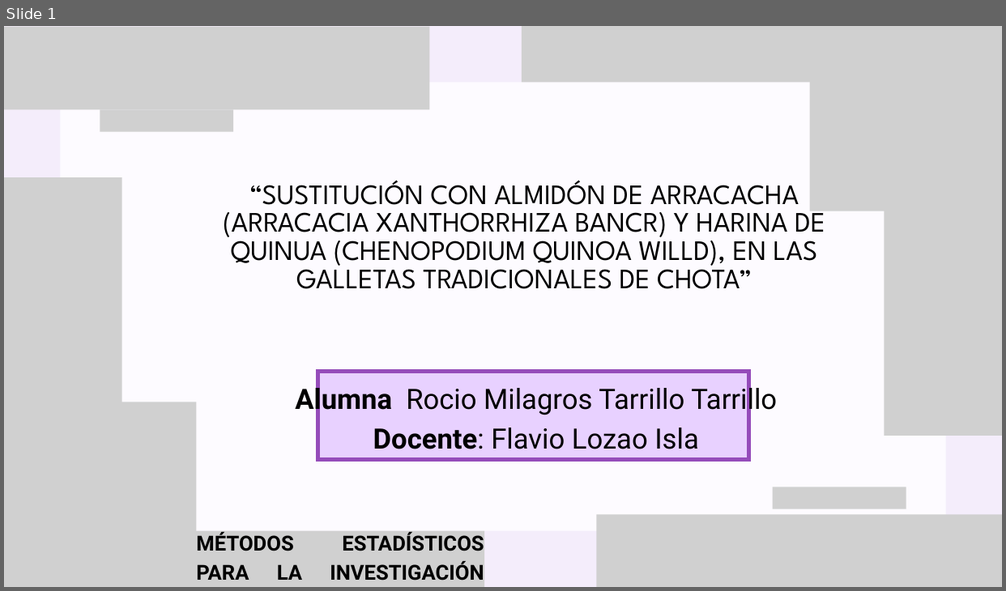
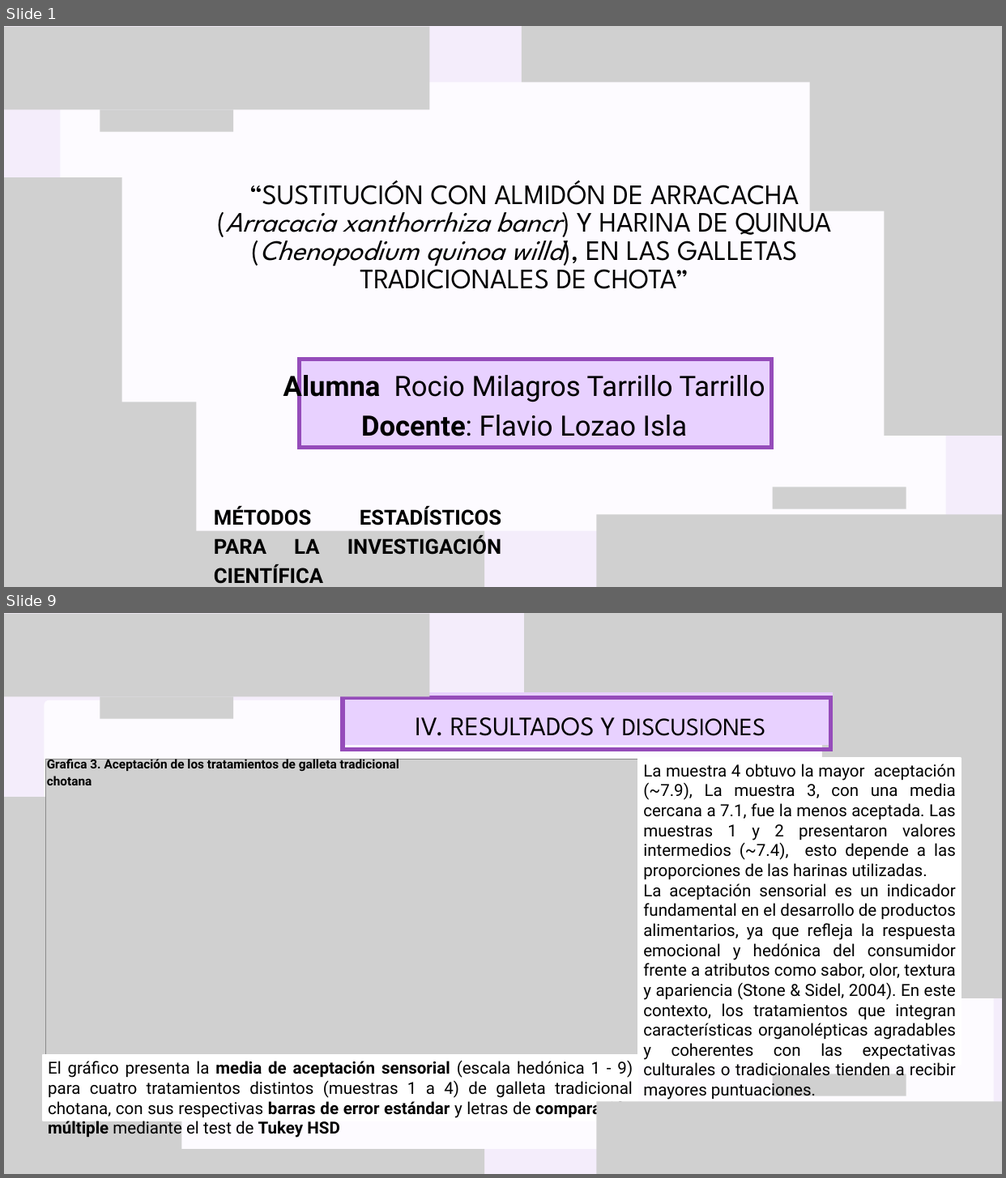
Before and after one commit to Rociom570/Datos-Unidad-II, a slide deck: Tarea II.pptx. Shown one above the other, each under a label of ours: slide 1 before the commit, slides 1 and 9 after it; the slides between them are not shown. The pictures are 1006x591 and 1006x1178 pixels, drawn with LibreOffice and Linux fonts; fonts in the diff are those of the drawing; grey boxes stand for pictures. Boxes give left, top, right and bottom in pixels: in the first picture for what was removed or moved away, otherwise in the second. Text is boxed around its words. In the diff, an @@ line names an element or a change of style, - is before the commit and + after.

```diff
--- a/Tarea II.pptx
+++ b/Tarea II.pptx
@@ slide 9 added at box(4, 613, 1002, 1174), background #F4EDFB @@
@@ picture added at box(4, 614, 429, 696) @@
@@ picture added at box(524, 613, 909, 743) @@
@@ picture added at box(822, 613, 1002, 778) @@
@@ freeform shape added at box(44, 700, 994, 1149), fill #FDFBFF @@
@@ picture added at box(100, 696, 233, 719) @@
@@ freeform shape added at box(343, 693, 833, 745), fill #E8D1FF @@
@@ freeform shape added at box(343, 697, 831, 750), outline #954CBA 6 pt @@
@@ text added at box(415, 717, 765, 736), 38.4 pt, text #000000 @@
+IV. RESULTADOS Y DISCUSIONES
@@ text added at box(47, 757, 399, 771), 18 pt, text #000000, bold @@
+Grafica 3. Aceptación de los tratamientos de galleta tradicional chotana
@@ rectangle added at box(639, 758, 961, 1065), fill #FFFFFF, outline #FFFFFF 2 pt, 24 pt, text #000000 @@
+La muestra 4 obtuvo la mayor aceptación (~7.9), La muestra 3, con una media cercana a 7.1, fue la menos aceptada. Las muestras 1 y 2 presentaron valores intermedios (~7.4), esto depende a las proporciones de las harinas utilizadas.
+La aceptación sensorial es un indicador fundamental en el desarrollo de productos alimentarios, ya que refleja la respuesta emocional y hedónica del consumidor frente a atributos como sabor, olor, textura y apariencia (Stone & Sidel, 2004). En este contexto, los tratamientos que integran características organolépticas agradables y coherentes con las expectativas culturales o tradicionales tienden a recibir mayores puntuaciones.
@@ picture added at box(906, 757, 1002, 999) @@
@@ picture added at box(45, 759, 640, 1056) @@
@@ picture added at box(4, 797, 100, 1038) @@
@@ picture added at box(4, 1011, 182, 1174) @@
@@ picture added at box(100, 1046, 484, 1174) @@
@@ rectangle added at box(43, 1055, 637, 1121), fill #FFFFFF, outline #FFFFFF 2 pt, 24 pt, text #000000 @@
+El gráfico presenta la media de aceptación sensorial (escala hedónica 1 - 9) para cuatro tratamientos distintos (muestras 1 a 4) de galleta tradicional chotana, con sus respectivas barras de error estándar y letras de comparación múltiple mediante el test de Tukey HSD
@@ picture added at box(773, 1074, 906, 1096) @@
@@ picture added at box(596, 1102, 1002, 1174) @@
@@ slide 1 changed as well @@
@@ text at box(225, 180, 831, 289): text changed @@
-“SUSTITUCIÓN CON ALMIDÓN DE ARRACACHA (ARRACACIA XANTHORRHIZA BANCR) Y HARINA DE QUINUA (CHENOPODIUM QUINOA WILLD), EN LAS GALLETAS TRADICIONALES DE CHOTA”
+“SUSTITUCIÓN CON ALMIDÓN DE ARRACACHA (Arracacia xanthorrhiza bancr) Y HARINA DE QUINUA (Chenopodium quinoa willd), EN LAS GALLETAS TRADICIONALES DE CHOTA”
@@ text "Alumna Rocio Milagros Tarrillo Tarrillo": place and size @@
-text "Alumna Rocio Milagros Tarrillo Tarrillo" at box(295, 384, 777, 450)
+text "Alumna Rocio Milagros Tarrillo Tarrillo" at box(283, 370, 765, 437)
@@ freeform shape: place and size @@
-freeform shape at box(317, 371, 748, 459)
+freeform shape at box(300, 359, 771, 448)
@@ freeform shape: place and size @@
-freeform shape at box(317, 371, 748, 459)
+freeform shape at box(301, 359, 774, 448)
@@ text "MÉTODOS ESTADÍSTICOS PARA LA INVESTIGACIÓN ..." rewrapped from box(196, 532, 484, 581) to box(214, 506, 501, 560) @@
```
Also in this commit, not shown: 5 other slides changed, 5 other slides added, 4 slides removed, 4 other files.
